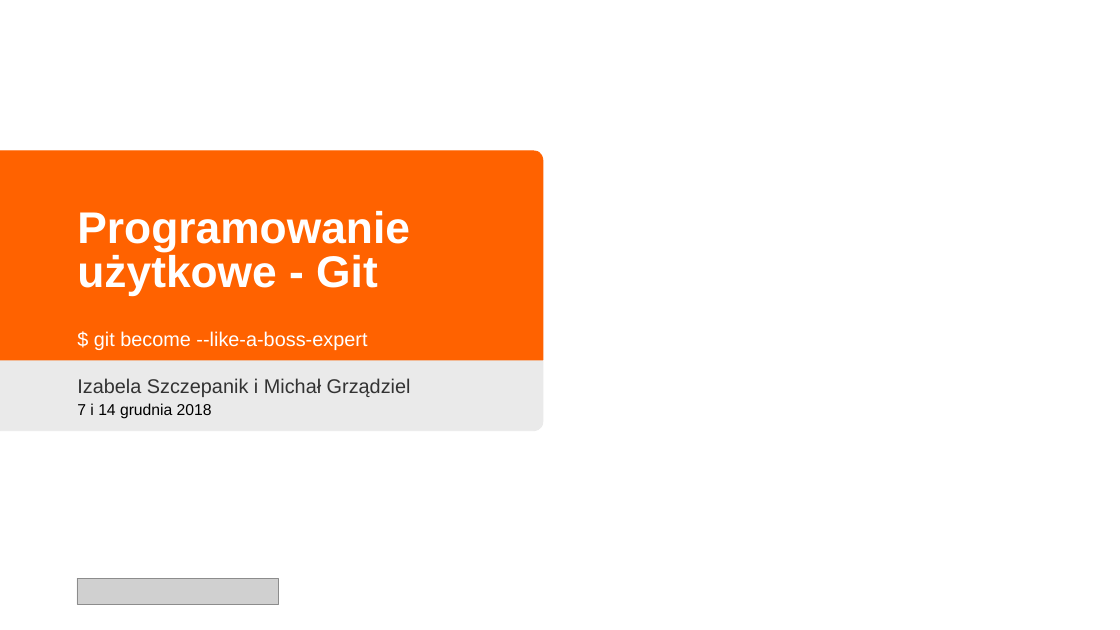
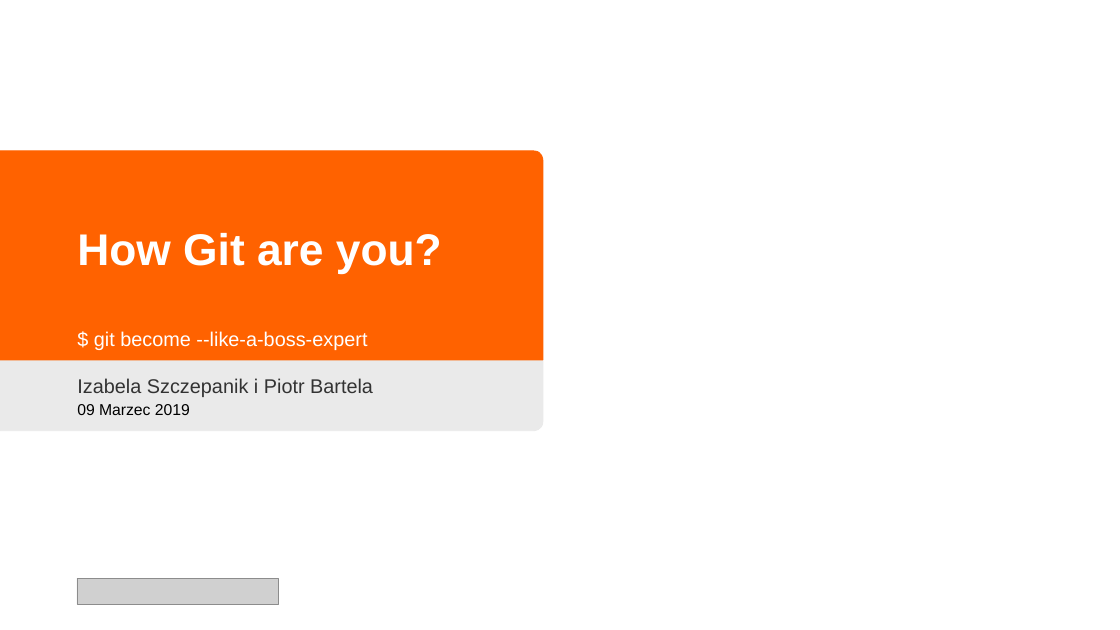
Before and after one commit to grazin/materialy, a slide deck: slide 1 of Programowanie użytkowe - Git.pptx. Drawn at 1120x630 pixels with LibreOffice and Linux fonts; fonts in the diff are those of the drawing; grey boxes stand for pictures; background and template pictures are left out. Boxes give left, top, right and bottom in pixels: in the first picture for what was removed or moved away, otherwise in the second. Text is boxed around its words. In the diff, an @@ line names an element or a change of style, - is before the commit and + after.

```diff
--- a/Programowanie użytkowe - Git.pptx
+++ b/Programowanie użytkowe - Git.pptx
@@ title at box(77, 233, 442, 273): text changed @@
-Programowanie użytkowe - Git
+How Git are you?
@@ subtitle at box(77, 378, 373, 397): text changed @@
-Izabela Szczepanik i Michał Grządziel
+Izabela Szczepanik i Piotr Bartela
@@ text at box(77, 404, 190, 415): text changed @@
-7 i 14 grudnia 2018
+09 Marzec 2019
```
Also in this commit, not shown: 1 other slide changed, 14 slides added.
